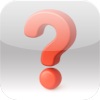
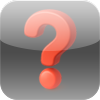
Before/after of a 100x100 layered artwork. What changed in the layer stack:
showed "base gray" over [0, 0, 100, 100]
hid "base white" over [0, 0, 100, 100]